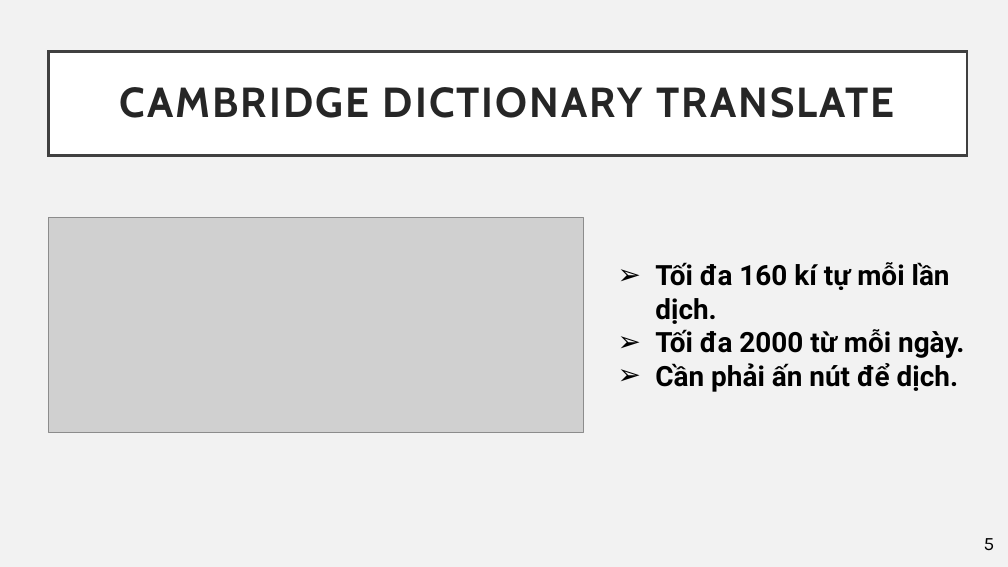
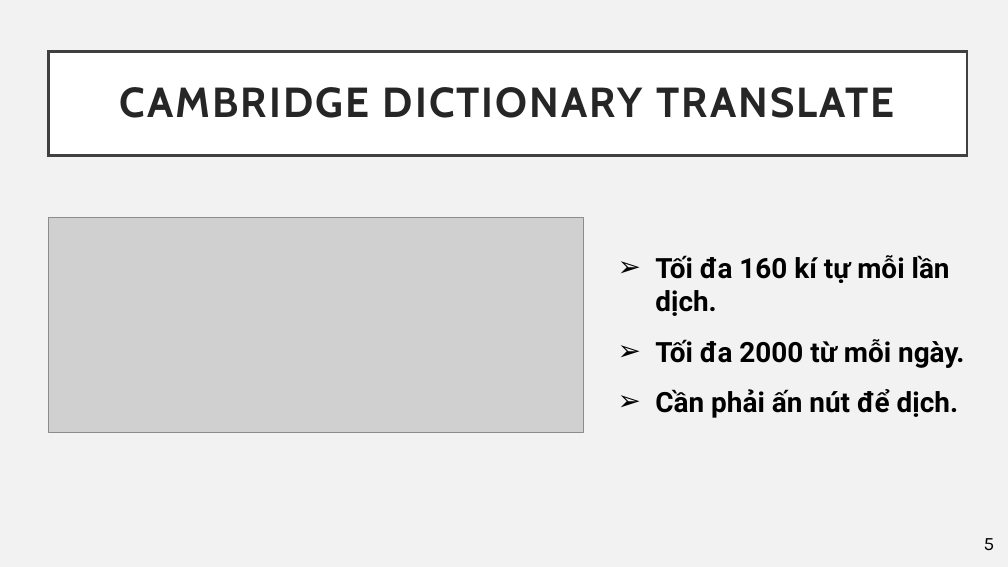
Before and after one commit to nmtri1912/kltn, a slide deck: slide 5 of Tài liệu/Presentation.pptx. Drawn at 1008x567 pixels with LibreOffice and Linux fonts; fonts in the diff are those of the drawing; grey boxes stand for pictures. Boxes give left, top, right and bottom in pixels: in the first picture for what was removed or moved away, otherwise in the second. Text is boxed around its words. In the diff, an @@ line names an element or a change of style, - is before the commit and + after.

```diff
--- a/Tài liệu/Presentation.pptx
+++ b/Tài liệu/Presentation.pptx
@@ text "Tối đa 160 kí tự ...": place and size @@
-text "Tối đa 160 kí tự ..." at <box>655,262,964,392</box>
+text "Tối đa 160 kí tự ..." at <box>655,255,964,418</box>
@@ text at <box>655,339,964,418</box>: line spacing 1 to 1.5 @@
```
Also in this commit, not shown: 8 other slides changed, 4 slides added, 2 slides removed.
